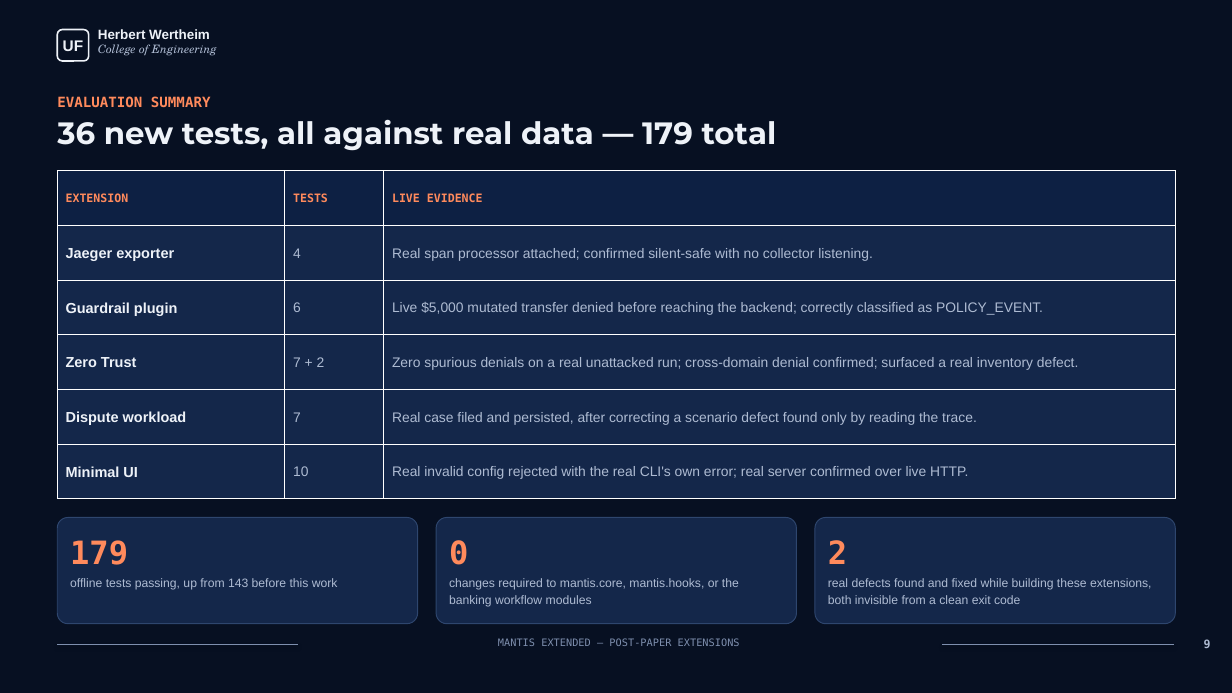
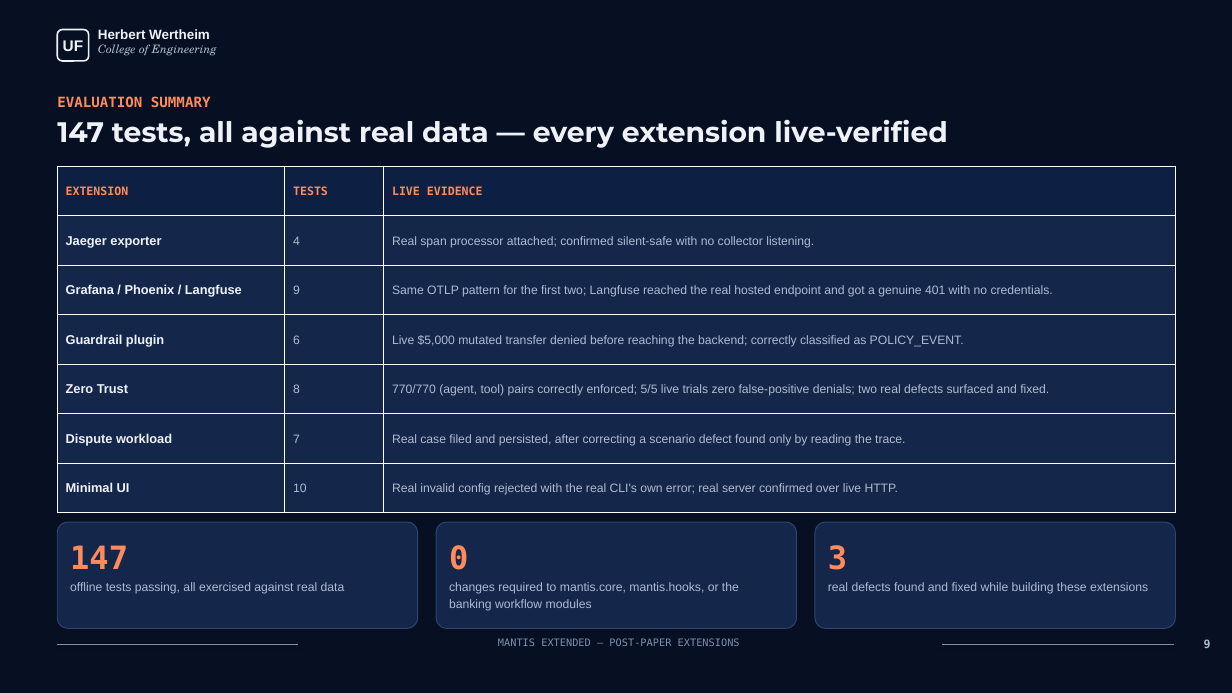
Before and after one commit to smartsystemslab-uf/MANTIS, a slide deck: slide 9 of MANTIS_Demo_Extensions.pptx. Drawn at 1232x693 pixels with LibreOffice and Linux fonts; fonts in the diff are those of the drawing. Boxes give left, top, right and bottom in pixels: in the first picture for what was removed or moved away, otherwise in the second. Text is boxed around its words. In the diff, an @@ line names an element or a change of style, - is before the commit and + after.

```diff
--- a/MANTIS_Demo_Extensions.pptx
+++ b/MANTIS_Demo_Extensions.pptx
@@ text at (x1=57, y1=120, x2=948, y2=148): text changed; size 24 to 22 pt @@
-36 new tests, all against real data — 179 total
+147 tests, all against real data — every extension live-verified
@@ table at (x1=57, y1=166, x2=1176, y2=513) @@
+row 3: Grafana / Phoenix / Langfuse | 9 | Same OTLP pattern for the first two; Langfuse reached the real hosted endpoint and got a genuine 401 with no credentials.
-row 5, column 2: 7 + 2
+row 5, column 2: 8
-row 5, column 3: Zero spurious denials on a real unattacked run; cross-domain denial confirmed; surfaced a real inventory defect.
+row 5, column 3: 770/770 (agent, tool) pairs correctly enforced; 5/5 live trials zero false-positive denials; two real defects surfaced and fixed.
@@ table resized from (x1=57, y1=171, x2=1176, y2=499) to (x1=57, y1=166, x2=1176, y2=513) @@
@@ 3 rounded rectangles, 2 texts moved together from (x1=57, y1=518, x2=1176, y2=624) to (x1=57, y1=522, x2=1176, y2=628) @@
@@ text at (x1=70, y1=545, x2=128, y2=569): text changed @@
-179
+147
@@ text at (x1=828, y1=545, x2=847, y2=570): text changed @@
-2
+3
@@ text at (x1=70, y1=582, x2=345, y2=594): text changed @@
-offline tests passing, up from 143 before this work
+offline tests passing, all exercised against real data
@@ text at (x1=828, y1=582, x2=1148, y2=594): text changed @@
-real defects found and fixed while building these extensions, both invisible from a clean exit code
+real defects found and fixed while building these extensions
```
Also in this commit, not shown: 2 other slides changed, 3 other files.
